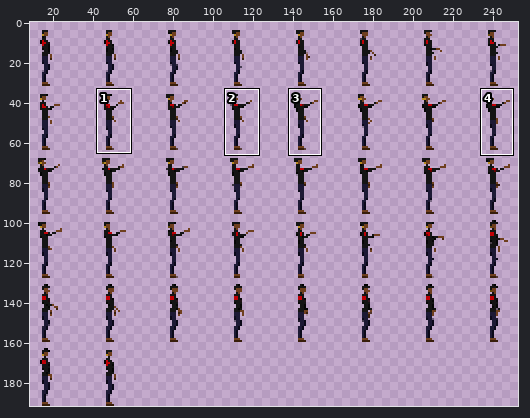
File history of a sprite sheet, Assets/SpriteSheets/Player/player_interact_8.png. The first picture is a wide view before the edit; the outline marks the close-up.
Close-up. Before the commit:
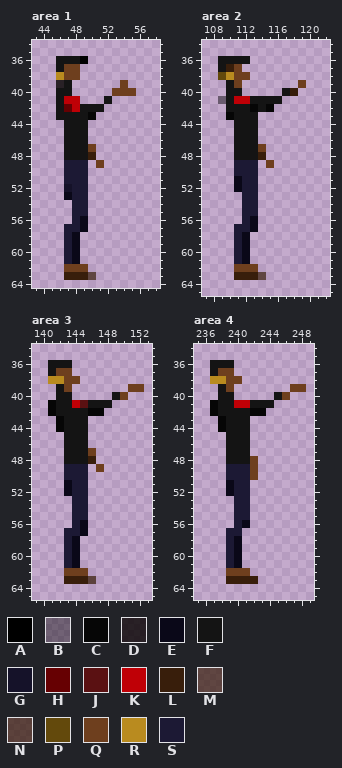
The file is 256x192 pixels. Pixels under 10% opacity are left out. Colours within 5 levels of each other are drawn and written as one. Shown: area 1: x 43..58, y 34..64; area 2: x 107..122, y 34..65; area 3: x 139..153, y 34..65; area 4: x 235..249, y 34..65. The wide view leaves out empty margins. The commit also changed other parts of the picture, which this record leaves out.
Palette (. is transparent): A #000000  B #06060670  C #060606  D #0c0707d7  E #0a0818  F #141414  G #151229  H #660002  J #5a1112  K #bf0006  L #381e0b  M #391f0cb7  N #391f0cbf  P #63490c  Q #6e3f1e  R #b98b1f  S #1c1934
And afterwards:
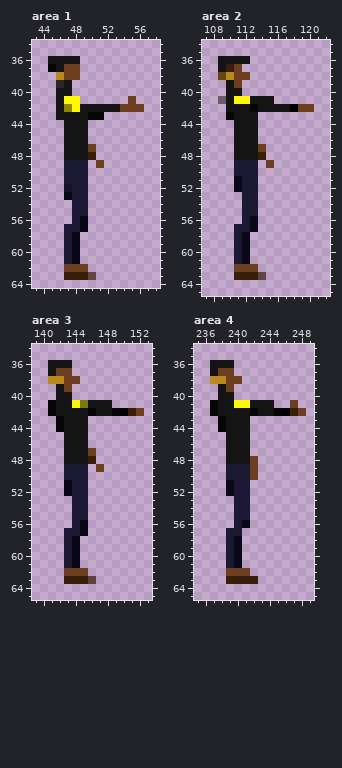
Difference:
colour D: #0c0707d7 -> #0f0f07d7
colour H: #660002 -> #8b8800
colour J: #5a1112 -> #7a7711
colour K: #bf0006 -> #fffa00
Area 1:
y 36: x 45 . -> F; x 49 A -> .
y 37: x 45 . -> C
y 39: x 54 Q -> .
y 40: x 53..55 QQQ -> ...
y 41: x 52 F -> .; x 55 . -> Q
y 42: x 52..56 ..... -> FFQQQ
y 43: x 51 . -> C
Area 2:
y 39: x 119 Q -> .
y 40: x 117..118 FL -> ..
y 41: x 116 F -> .
y 42: x 115..120 C..... -> FFFAQQ
Area 3:
y 39: x 151..152 QQ -> ..
y 40: x 149..150 FQ -> ..
y 42: x 147..152 C..... -> FFCALQ
Area 4:
y 39: x 247..248 QQ -> ..
y 40: x 245..246 FQ -> ..
y 41: x 247 . -> Q
y 42: x 243..248 C..... -> FFCALQ
Boxes around the changes in both close-ups, in picture pixels (x1, y1, x2, y2):
changed: (48, 56, 144, 120)
changed: (234, 80, 314, 112)
changed: (72, 384, 144, 416)
changed: (234, 384, 306, 416)
